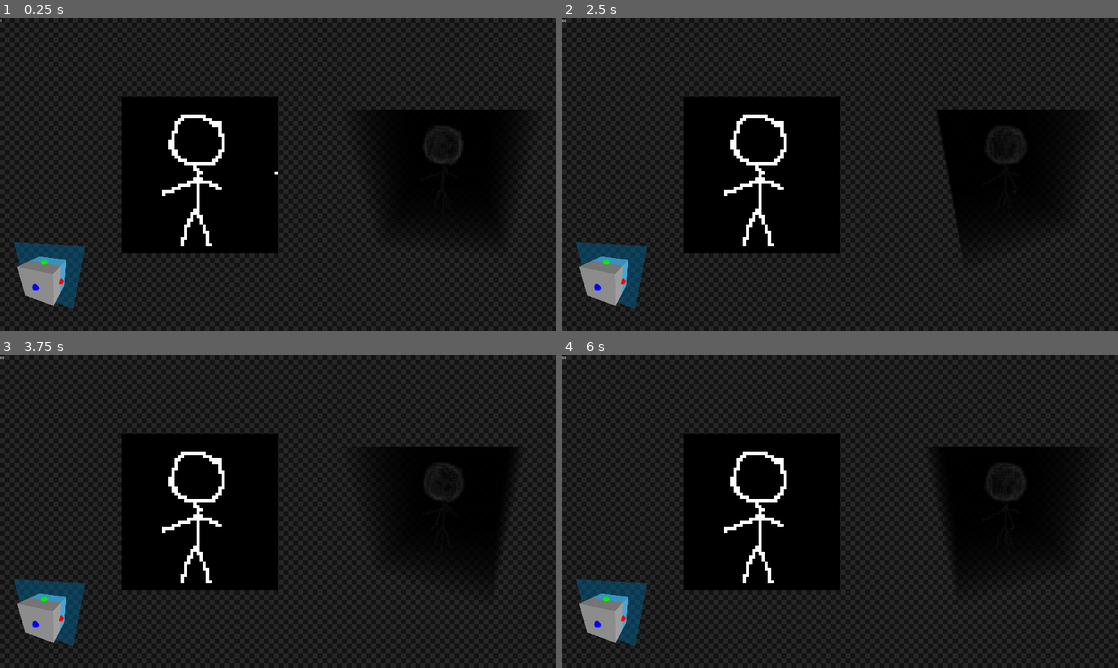
Above: before the commit, frames 1-4 (two rows, left to right).
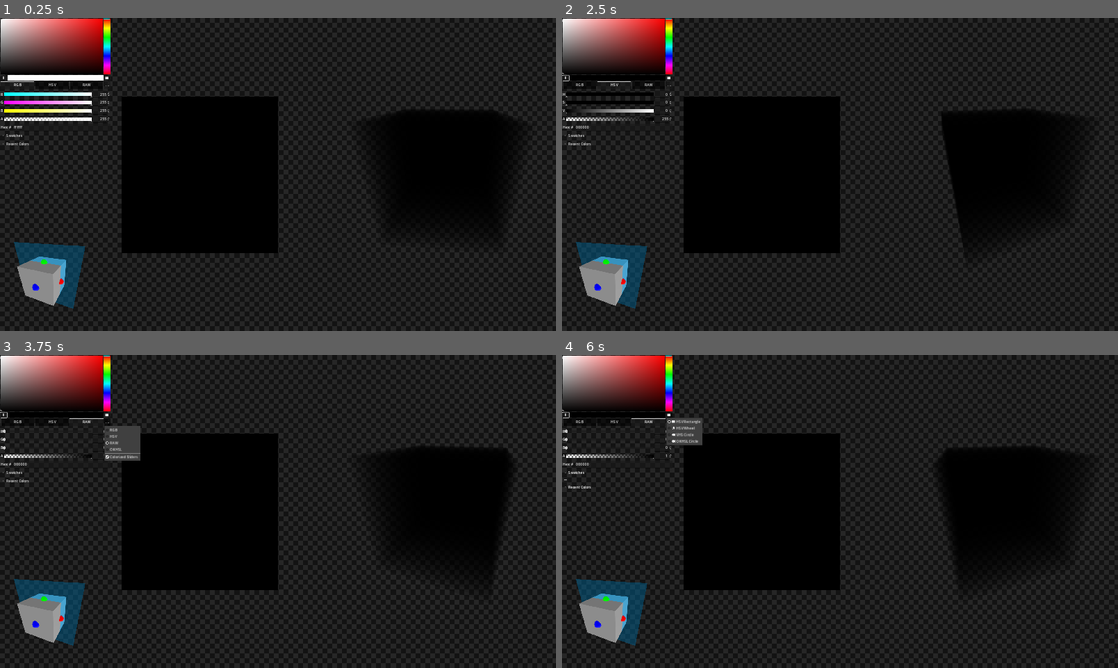
Above: after the commit, the same moments.

Repository: Z53-INCOMING/krita-3d
Game: Godot game, scene res://program.tscn
Same seed, same stepped clock (60 frames per second), same inputs: the game is played once before the commit and once after it.
Inputs (mouse positions are in pixels of both pictures, inside the frame that each line leads up to):
- Up to frame 1 (0.25 s): no input
- Up to frame 2 (2.5 s): click (567, 77) at 0.52 s; click (578, 83) at 1.25 s, where only the run after the commit has a clickable "RGB"; click (612, 83) at 2 s, where only the run after the commit has a clickable "HSV"
- Up to frame 3 (3.75 s): click (88, 420) at 2.75 s, where only the run after the commit has a clickable "RAW"; click (105, 420) at 3.5 s, where only the run after the commit has a clickable "..."
- Up to frame 4 (6 s): click (617, 473) at 4.25 s, where only the run after the commit has a clickable "Swatches"; click (617, 486) at 5 s, where only the run after the commit has a clickable "Recent Colors"; click (667, 414) at 5.77 s

The runs differ from the first frame. In frame 1, 5.2% of the frame differs, in the area x 0-94%, y 0-73%; in frame 2, 4.8%; in frame 3, 5.1%; in frame 4, 5.0%.

Commit message:
color picker

Diff:
--- a/3d image visualizer.gdshader
+++ b/3d image visualizer.gdshader
@@ -33,8 +33,8 @@
 		float offset_from_z_axis = floor(pixel_pos.z * float_z_width) / float_z_width;
 
 		COLOR = texture(image, scaled_2d_pos + vec2(0.0, offset_from_z_axis)) * modulate;
-		if (floor(mouse_position * float_z_width) / float_z_width == floor(pixel_pos * float_z_width) / float_z_width) {
-			COLOR = vec4(1.0);
-		}
+		//if (floor(mouse_position * float_z_width) / float_z_width == floor(pixel_pos * float_z_width) / float_z_width) {
+			//COLOR = vec4(1.0);
+		//}
 	}
 }
--- a/program.gd
+++ b/program.gd
@@ -21,7 +21,7 @@
 var image: Image
 
 # Max is 128, works better with powers of two
-var image_size := 64
+var image_size := 32
 
 var old_integer_mouse_coord: Vector2i
 
@@ -34,8 +34,8 @@
 var volumetric_shader: ShaderMaterial
 
 func _ready():
-	if true:
-		load_image(Image.load_from_file("res://stick figure.png"))
+	if false:
+		load_image(Image.load_from_file("res://3DStone.png"))
 	else:
 		var empty = Image.create_empty(image_size, image_size * image_size, false, Image.FORMAT_RGBA8)
 		empty.fill(Color.BLACK)
@@ -123,21 +123,22 @@
 	screen.material.set_shader_parameter("z_offset", z_offset + (1.0 / 1000.0))
 	intersection_plane.position.z = z_offset - 0.5
 
-	if Input.is_action_pressed("paint"):
-		if old_integer_mouse_coord != calculate_integer_mouse_coordinate(mouse_position_3d):
-			color_pixel(mouse_position_3d, brush_color)
-			old_integer_mouse_coord = calculate_integer_mouse_coordinate(mouse_position_3d)
-			update_image()
-	if Input.is_action_pressed("erase"):
-		if old_integer_mouse_coord != calculate_integer_mouse_coordinate(mouse_position_3d):
-			color_pixel(mouse_position_3d, Color.BLACK)
-			old_integer_mouse_coord = calculate_integer_mouse_coordinate(mouse_position_3d)
-			update_image()
-	if Input.is_action_just_released("paint") or Input.is_action_just_released("erase"):
-		past_images.append(image.duplicate(true)) # save in case of undo
-		while past_images.size() > point_in_history + 2:
-			past_images.remove_at(point_in_history + 1)
-		point_in_history = past_images.size() - 1
+	if AABB(Vector3.ZERO, Vector3.ONE).has_point(mouse_position_3d):
+		if Input.is_action_pressed("paint"):
+			if old_integer_mouse_coord != calculate_integer_mouse_coordinate(mouse_position_3d):
+				color_pixel(mouse_position_3d, brush_color)
+				old_integer_mouse_coord = calculate_integer_mouse_coordinate(mouse_position_3d)
+				update_image()
+		if Input.is_action_pressed("erase"):
+			if old_integer_mouse_coord != calculate_integer_mouse_coordinate(mouse_position_3d):
+				color_pixel(mouse_position_3d, Color.BLACK)
+				old_integer_mouse_coord = calculate_integer_mouse_coordinate(mouse_position_3d)
+				update_image()
+		if Input.is_action_just_released("paint") or Input.is_action_just_released("erase"):
+			past_images.append(image.duplicate(true)) # save in case of undo
+			while past_images.size() > point_in_history + 2:
+				past_images.remove_at(point_in_history + 1)
+			point_in_history = past_images.size() - 1
 
 	if past_images.size() > 16:
 		past_images.remove_at(0)
@@ -183,3 +184,7 @@
 
 	screen.material.set_shader_parameter("image", texture)
 	volumetric_shader.set_shader_parameter("image", texture)
+
+
+func _on_color_picker_button_color_changed(color):
+	brush_color = color
--- a/program.tscn
+++ b/program.tscn
@@ -39,6 +39,11 @@
 [sub_resource type="QuadMesh" id="QuadMesh_7oevu"]
 material = SubResource("StandardMaterial3D_b541f")
 size = Vector2(2, 2)
+
+[sub_resource type="Environment" id="Environment_370gd"]
+
+[sub_resource type="World3D" id="World3D_vcce8"]
+environment = SubResource("Environment_370gd")
 
 [node name="Program" type="Control"]
 layout_mode = 3
@@ -115,11 +120,13 @@
 [node name="SubViewportContainer2" type="SubViewportContainer" parent="."]
 layout_mode = 0
 offset_left = 1536.0
-offset_top = 208.0
+offset_top = 149.0
 offset_right = 2560.0
-offset_bottom = 1232.0
+offset_bottom = 1173.0
 
 [node name="SubViewport" type="SubViewport" parent="SubViewportContainer2"]
+own_world_3d = true
+world_3d = SubResource("World3D_vcce8")
 transparent_bg = true
 handle_input_locally = false
 msaa_3d = 3
@@ -131,15 +138,19 @@
 
 [node name="VolumetricTexture" type="Node3D" parent="SubViewportContainer2/SubViewport/VolumetricTextureViewer"]
 
-[node name="WorldEnvironment" type="WorldEnvironment" parent="SubViewportContainer2/SubViewport/VolumetricTextureViewer"]
-environment = SubResource("Environment_0bxk3")
-
 [node name="Pivot" type="Node3D" parent="SubViewportContainer2/SubViewport/VolumetricTextureViewer"]
 
 [node name="Camera3D" type="Camera3D" parent="SubViewportContainer2/SubViewport/VolumetricTextureViewer/Pivot"]
-transform = Transform3D(1, 0, 0, 0, 0.912777, 0.408458, 0, -0.408458, 0.912777, 0, 1, 2.5)
+transform = Transform3D(1, 0, 0, 0, 0.912777, 0.408458, 0, -0.408458, 0.912777, 0, 1.25, 2.5)
 
 [node name="Label" type="Label" parent="."]
 layout_mode = 0
 offset_right = 40.0
 offset_bottom = 23.0
+
+[node name="ColorPickerButton" type="ColorPicker" parent="."]
+layout_mode = 0
+offset_right = 512.0
+offset_bottom = 576.0
+
+[connection signal="color_changed" from="ColorPickerButton" to="." method="_on_color_picker_button_color_changed"]
--- a/volumetric slice.gdshader
+++ b/volumetric slice.gdshader
@@ -1,5 +1,5 @@
 shader_type spatial;
-render_mode cull_disabled;
+render_mode cull_disabled, unshaded;
 
 uniform sampler2D image: filter_nearest;
 
@@ -9,5 +9,5 @@
 	vec2 scaled_uv = UV / vec2(1.0, float(image_size));
 
 	ALBEDO = texture(image, (scaled_uv) + vec2(0.0, floor((NODE_POSITION_WORLD.z * 0.5 + 0.5) * float(image_size)) / float(image_size))).rgb;
-	ALPHA = 0.0625;
+	ALPHA = 0.125;
 }
Not shown: 1 places in program.tscn that only renumber resources
